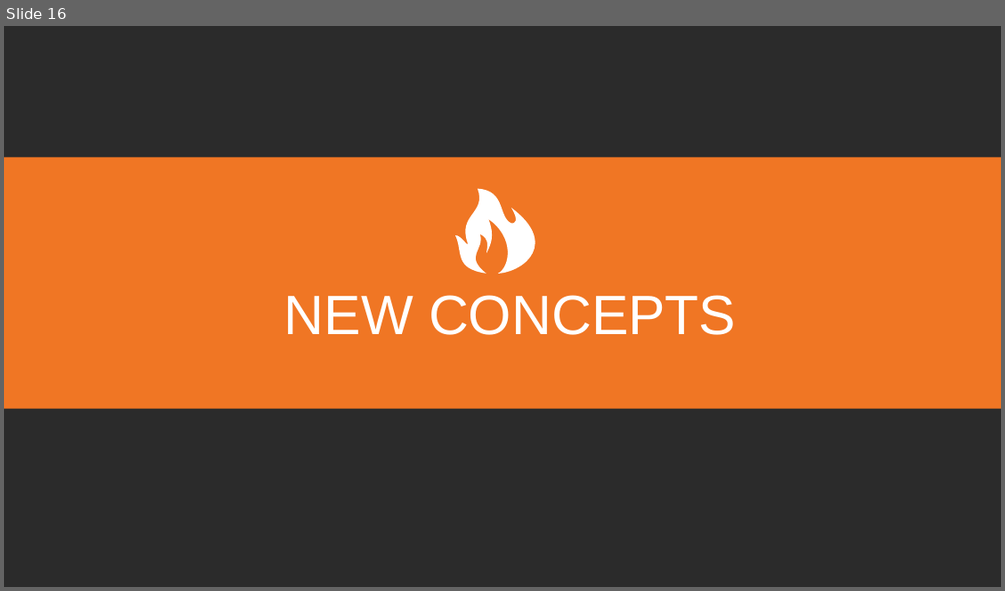
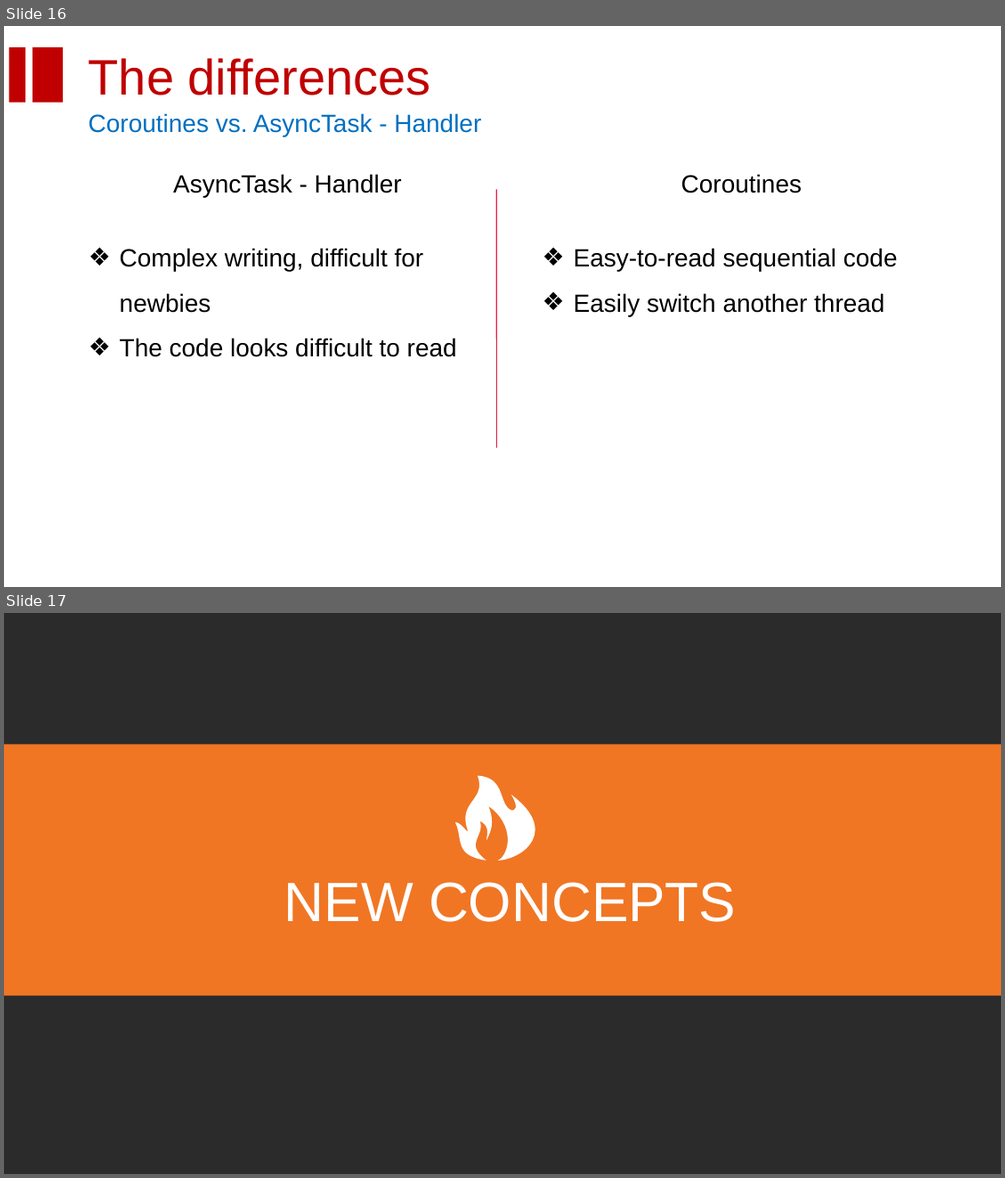
Before and after one commit to homanad/KotlinCoroutines, a slide deck: Coroutine.pptx. Shown one above the other, each under a label of ours: slide 16 before the commit, slides 16 and 17 after it. The pictures are 1005x591 and 1005x1178 pixels, drawn with LibreOffice and Linux fonts; fonts in the diff are those of the drawing; background and template pictures are left out; a plain dark background stands for a picture behind light text. Boxes give left, top, right and bottom in pixels: in the first picture for what was removed or moved away, otherwise in the second. Text is boxed around its words. In the diff, an @@ line names an element or a change of style, - is before the commit and + after.

```diff
--- a/Coroutine.pptx
+++ b/Coroutine.pptx
@@ slide 16 added at [4, 26, 1001, 587], background picture (left out) @@
@@ rectangle added at [9, 48, 26, 103], fill #C00000 @@
@@ rectangle added at [32, 47, 63, 103], fill #C00000 @@
@@ text added at [89, 58, 431, 95], 36 pt, text #C00000 @@
+The differences
@@ text added at [89, 113, 481, 136], 18 pt, text #0070C0 @@
+Coroutines vs. AsyncTask - Handler
@@ text added at [173, 174, 402, 198], 18 pt, text #000000 @@
+AsyncTask - Handler
@@ text added at [681, 174, 801, 193], 18 pt, text #000000 @@
+Coroutines
@@ line added from (496, 190) to (496, 448), #E52344 0.75 pt @@
@@ text added at [120, 248, 457, 357], 18 pt, text #000000 @@
+❖ Complex writing, difficult for newbies
+❖ The code looks difficult to read
@@ text added at [574, 248, 898, 316], 18 pt, text #000000 @@
+❖ Easy-to-read sequential code
+❖ Easily switch another thread
@@ what was slide 16 is now slide 17 @@
```
Also in this commit, not shown: 16 slides changed, 13 other slides added, 14 slides removed.
